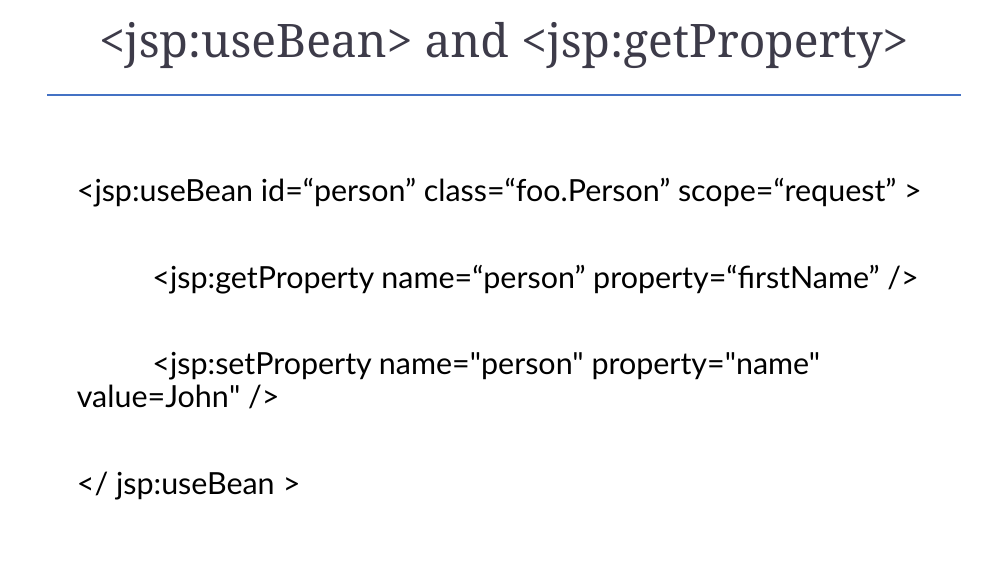
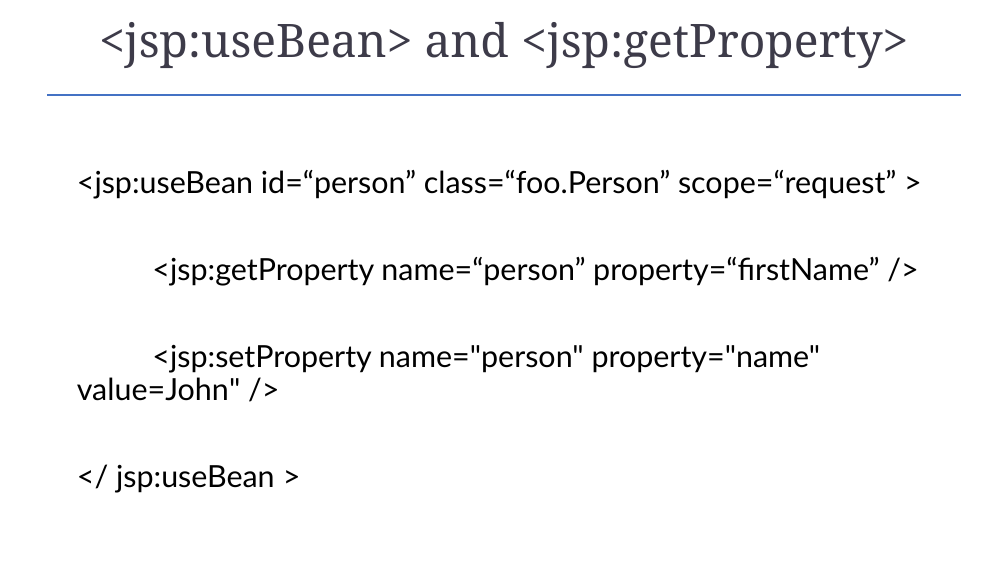
Before and after one commit to Garnik94/Levelup_presentations, a slide deck: slide 25 of Servlet/Servlet_Presentation.pptx. Drawn at 1008x567 pixels with LibreOffice and Linux fonts; fonts in the diff are those of the drawing. Boxes give left, top, right and bottom in pixels: in the first picture for what was removed or moved away, otherwise in the second. Text is boxed around its words. In the diff, an @@ line names an element or a change of style, - is before the commit and + after.

```diff
--- a/Servlet/Servlet_Presentation.pptx
+++ b/Servlet/Servlet_Presentation.pptx
@@ text "<jsp:useBean id=“person” class=“foo.Person” scope=“request”  ...": place and size @@
-text "<jsp:useBean id=“person” class=“foo.Person” scope=“request”  ..." at (77,178,897,500)
+text "<jsp:useBean id=“person” class=“foo.Person” scope=“request”  ..." at (77,170,897,493)
```
Also in this commit, not shown: 1 other file.
